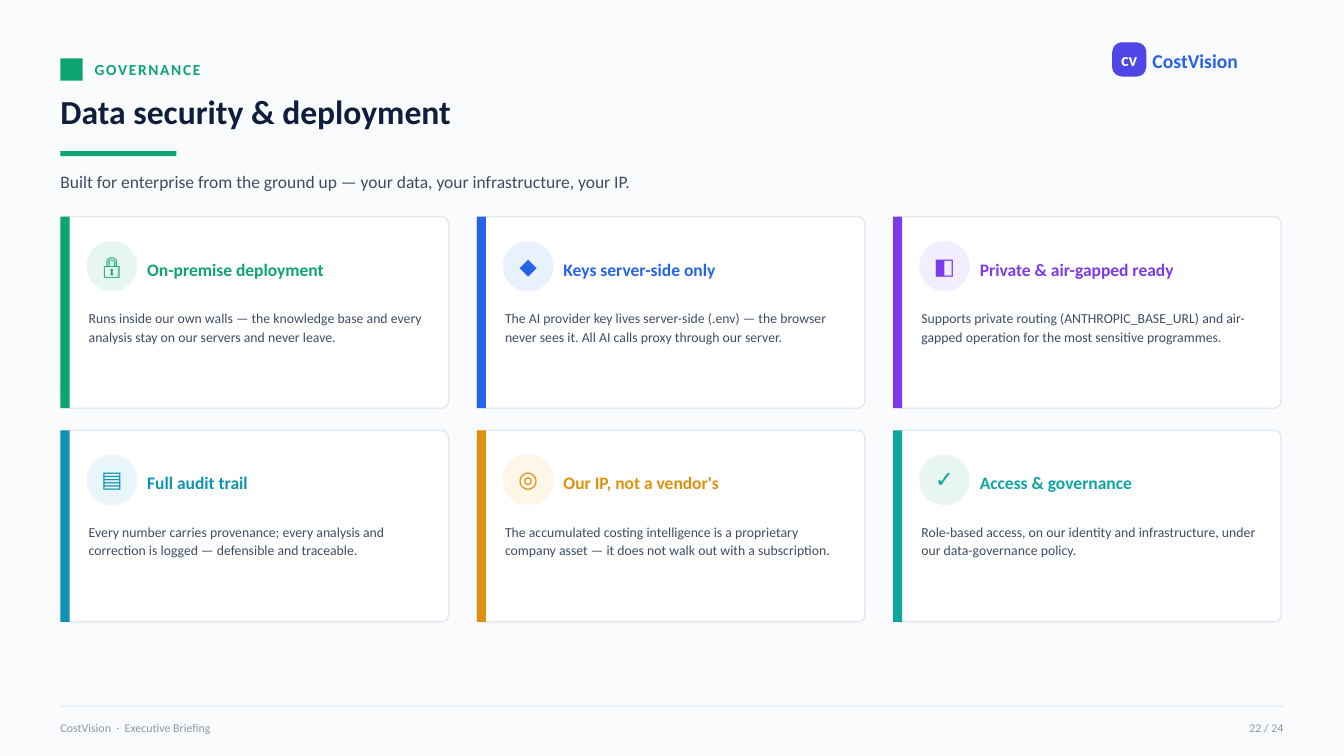
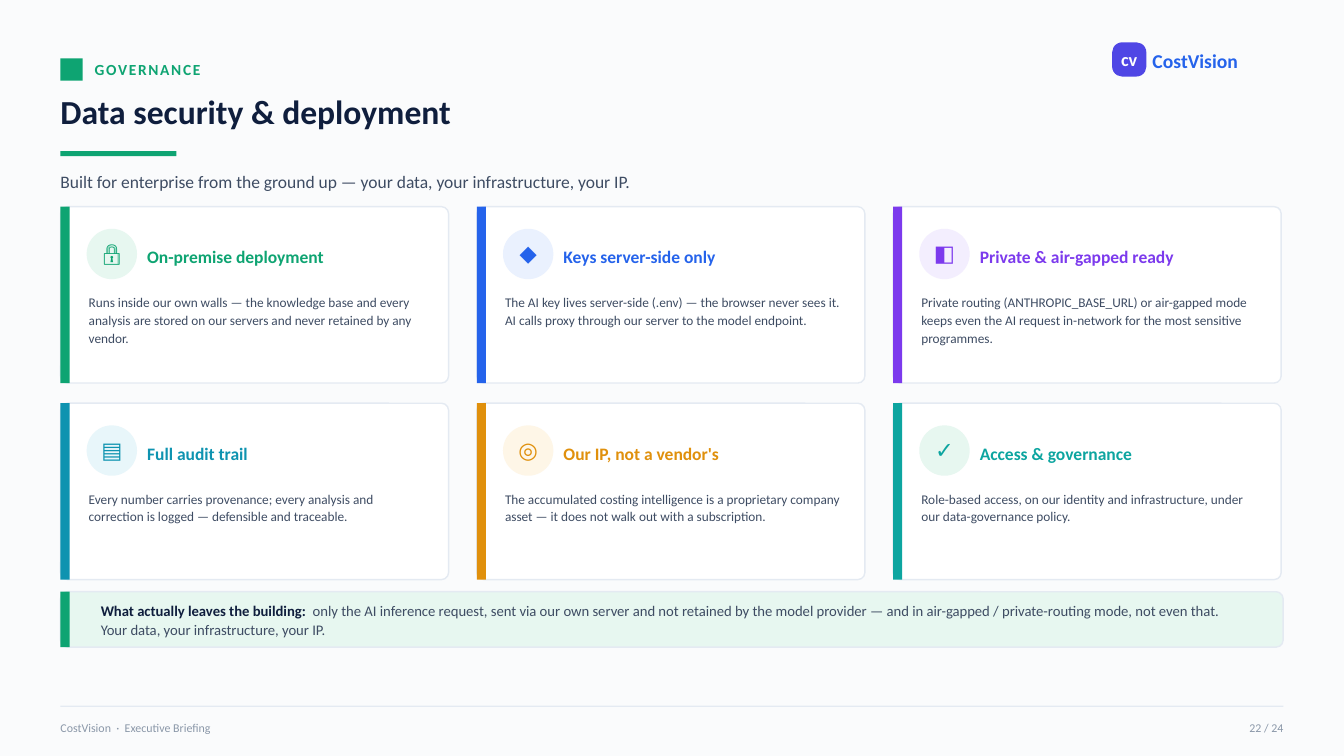
Before and after one commit to bhosaleavinash546/leamington-marathi, a slide deck: slide 22 of CostVision-Platform-Executive-Briefing.pptx. Drawn at 1344x756 pixels with LibreOffice and Linux fonts; fonts in the diff are those of the drawing. Boxes give left, top, right and bottom in pixels: in the first picture for what was removed or moved away, otherwise in the second. Text is boxed around its words. In the diff, an @@ line names an element or a change of style, - is before the commit and + after.

```diff
--- a/CostVision-Platform-Executive-Briefing.pptx
+++ b/CostVision-Platform-Executive-Briefing.pptx
@@ rounded rectangle: place and size @@
-rounded rectangle at box(60, 217, 449, 408)
+rounded rectangle at box(60, 207, 449, 383)
@@ rectangle: place and size @@
-rectangle at box(60, 217, 70, 408)
+rectangle at box(60, 207, 70, 383)
@@ rounded rectangle: place and size @@
-rounded rectangle at box(477, 217, 865, 408)
+rounded rectangle at box(477, 207, 865, 383)
@@ rectangle: place and size @@
-rectangle at box(477, 217, 486, 408)
+rectangle at box(477, 207, 486, 383)
@@ rounded rectangle: place and size @@
-rounded rectangle at box(893, 217, 1281, 408)
+rounded rectangle at box(893, 207, 1281, 383)
@@ rectangle: place and size @@
-rectangle at box(893, 217, 902, 408)
+rectangle at box(893, 207, 902, 383)
@@ 6 texts, 3 ellipses: place and size @@
-6 texts, 3 ellipses at box(87, 240, 1173, 291)
+6 texts, 3 ellipses at box(87, 228, 1173, 279)
@@ text at box(89, 297, 411, 343): text changed; size 9.8 to 9.5 pt @@
-Runs inside our own walls — the knowledge base and every analysis stay on our servers and never leave.
+Runs inside our own walls — the knowledge base and every analysis are stored on our servers and never retained by any vendor.
@@ text at box(505, 297, 840, 328): text changed; size 9.8 to 9.5 pt @@
-The AI provider key lives server-side (.env) — the browser never sees it. All AI calls proxy through our server.
+The AI key lives server-side (.env) — the browser never sees it. AI calls proxy through our server to the model endpoint.
@@ text at box(921, 297, 1247, 346): text changed; size 9.8 to 9.5 pt @@
-Supports private routing (ANTHROPIC_BASE_URL) and air-gapped operation for the most sensitive programmes.
+Private routing (ANTHROPIC_BASE_URL) or air-gapped mode keeps even the AI request in-network for the most sensitive programmes.
@@ rounded rectangle: place and size @@
-rounded rectangle at box(60, 431, 449, 622)
+rounded rectangle at box(60, 403, 449, 580)
@@ rectangle: place and size @@
-rectangle at box(60, 431, 70, 622)
+rectangle at box(60, 403, 70, 580)
@@ rounded rectangle: place and size @@
-rounded rectangle at box(477, 431, 865, 622)
+rounded rectangle at box(477, 403, 865, 580)
@@ rectangle: place and size @@
-rectangle at box(477, 431, 486, 622)
+rectangle at box(477, 403, 486, 580)
@@ proportions changed in 6 elements at box(60, 207, 449, 383), box(477, 207, 865, 383), box(893, 207, 1281, 383), box(60, 403, 449, 580), box(477, 403, 865, 580), box(893, 403, 1281, 580) @@
@@ rounded rectangle: place and size @@
-rounded rectangle at box(893, 431, 1281, 622)
+rounded rectangle at box(893, 403, 1281, 580)
@@ rectangle: place and size @@
-rectangle at box(893, 431, 902, 622)
+rectangle at box(893, 403, 902, 580)
@@ 6 texts, 3 ellipses: place and size @@
-6 texts, 3 ellipses at box(87, 454, 1132, 505)
+6 texts, 3 ellipses at box(87, 424, 1132, 476)
@@ text "Every number carries provenance; every ...": place and size @@
-text "Every number carries provenance; every ..." at box(89, 527, 384, 558)
+text "Every number carries provenance; every ..." at box(89, 495, 373, 524)
@@ text "The accumulated costing intelligence is ...": place and size @@
-text "The accumulated costing intelligence is ..." at box(505, 527, 830, 557)
+text "The accumulated costing intelligence is ..." at box(505, 494, 839, 523)
@@ size 9.8 to 9.5 pt; line spacing 1.14 to 1.12 in 3 elements at box(89, 495, 373, 524), box(505, 494, 839, 523), box(921, 494, 1243, 524) @@
@@ text "Role-based access, on our identity ...": place and size @@
-text "Role-based access, on our identity ..." at box(921, 527, 1255, 558)
+text "Role-based access, on our identity ..." at box(921, 494, 1243, 524)
@@ rounded rectangle added at box(60, 592, 1284, 647), fill #E7F7F0, outline #E4EAF2 1 pt @@
@@ rectangle added at box(60, 592, 70, 647), fill #0EA472 @@
@@ text added at box(101, 605, 1219, 638), 10.5 pt, text #3E4C63 @@
+What actually leaves the building: only the AI inference request, sent via our own server and not retained by the model provider — and in air-gapped / private-routing mode, not even that. Your data, your infrastructure, your IP.
```
Also in this commit, not shown: 5 other slides changed.
